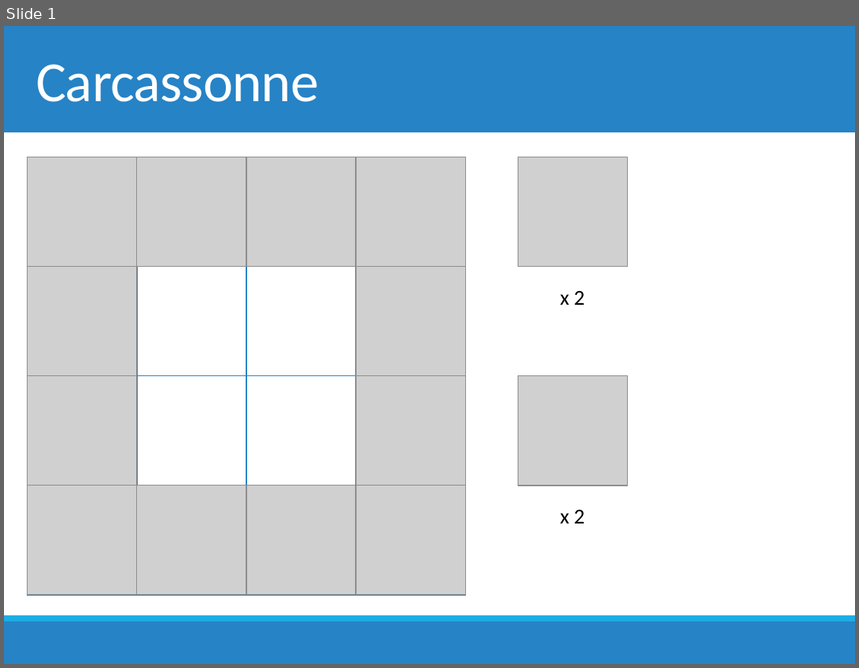
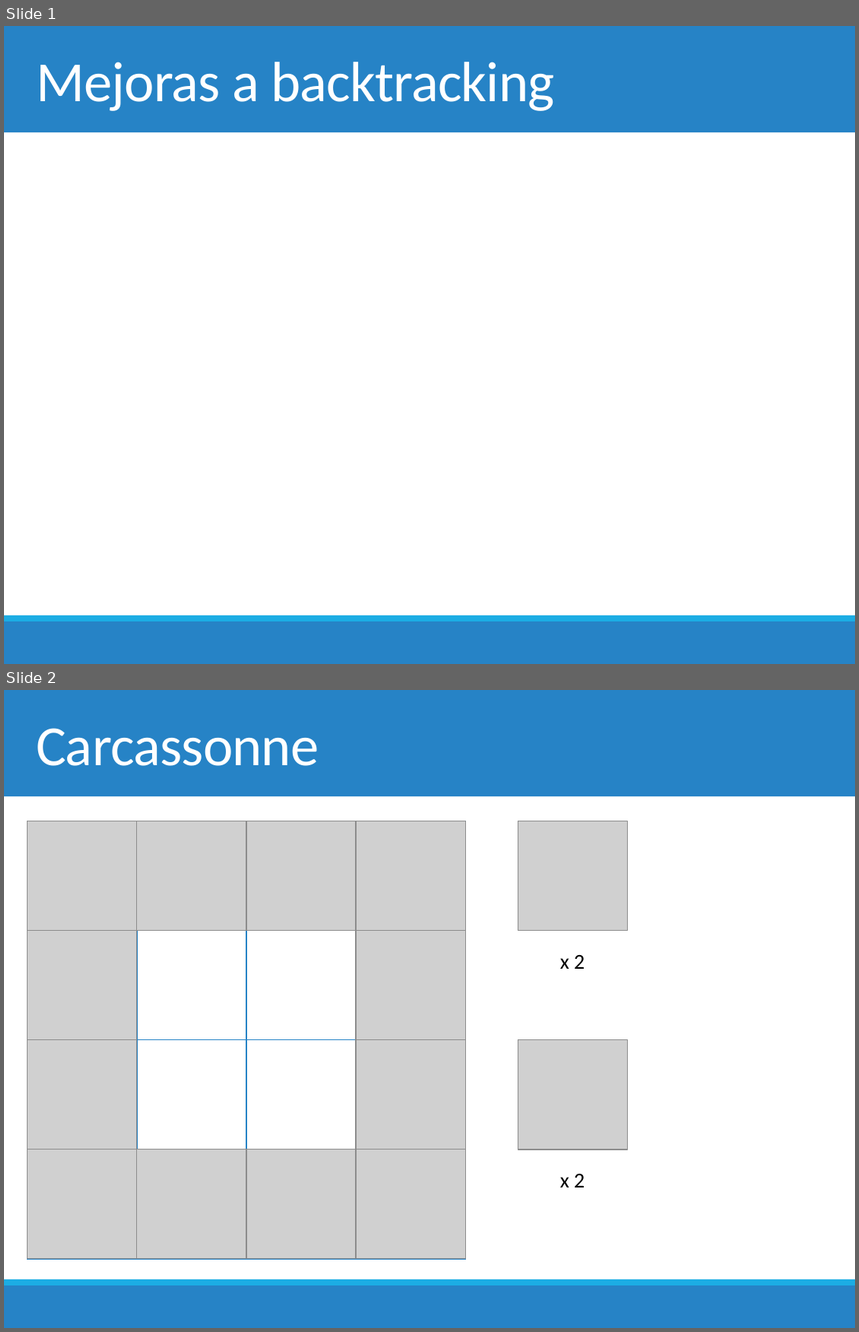
Before and after one commit to mplazadelosreyes/2018-2, a slide deck: Clases/11. Mejoras a Backtracking.pptx. Shown one above the other, each under a label of ours: slide 1 before the commit, slides 1 and 2 after it. The pictures are 859x668 and 859x1332 pixels, drawn with LibreOffice and Linux fonts; fonts in the diff are those of the drawing; grey boxes stand for pictures. Boxes give left, top, right and bottom in pixels: in the first picture for what was removed or moved away, otherwise in the second. Text is boxed around its words. In the diff, an @@ line names an element or a change of style, - is before the commit and + after.

```diff
--- a/Clases/11. Mejoras a Backtracking.pptx
+++ b/Clases/11. Mejoras a Backtracking.pptx
@@ slide 1 added at bbox=[4, 26, 855, 664], background #FFFFFF; not listed: 3 template elements that a slide beside it also shows @@
@@ title added at bbox=[36, 62, 554, 111], 48 pt, text #FFFFFF @@
+Mejoras a backtracking
@@ what was slide 1 is now slide 2 @@
```
Also in this commit, not shown: 1 other file.
